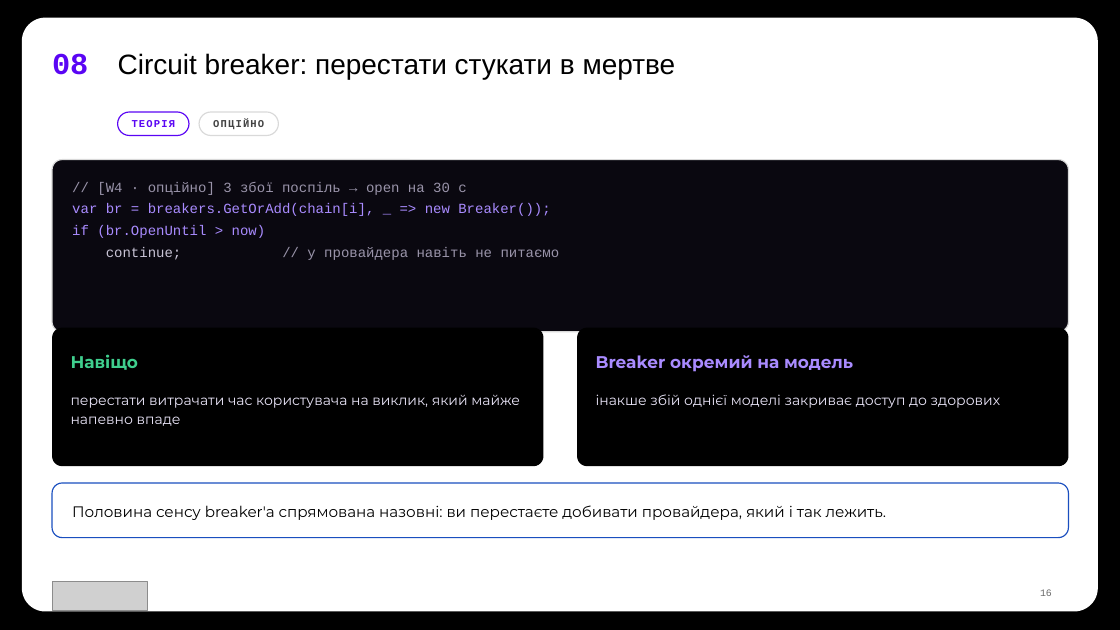
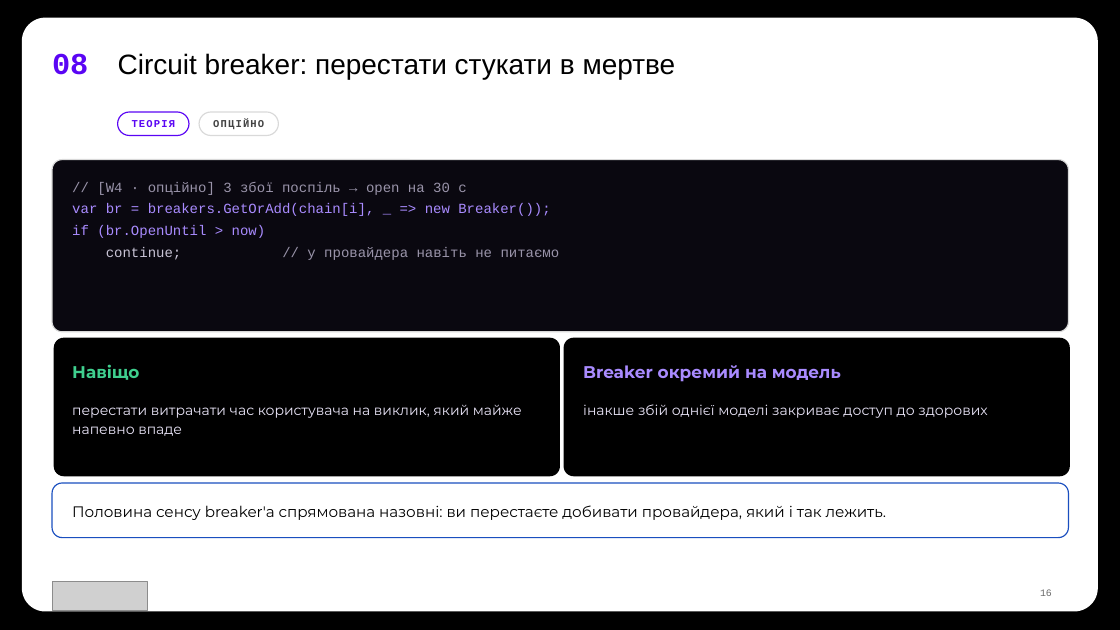
Before and after one commit to TarasFedorenkoFTV/llmops-bootcamp, a slide deck: slide 16 of docs/decks/L07.pptx. Drawn at 1120x630 pixels with LibreOffice and Linux fonts; fonts in the diff are those of the drawing; grey boxes stand for pictures; background and template pictures are left out. Boxes give left, top, right and bottom in pixels: in the first picture for what was removed or moved away, otherwise in the second. Text is boxed around its words. In the diff, an @@ line names an element or a change of style, - is before the commit and + after.

```diff
--- a/docs/decks/L07.pptx
+++ b/docs/decks/L07.pptx
@@ rounded rectangle: place and size @@
-rounded rectangle at [52, 328, 544, 466]
+rounded rectangle at [54, 338, 560, 476]
@@ text "Навіщо": place and size @@
-text "Навіщо" at [71, 354, 138, 370]
+text "Навіщо" at [72, 364, 139, 380]
@@ rounded rectangle: place and size @@
-rounded rectangle at [577, 328, 1069, 466]
+rounded rectangle at [564, 338, 1070, 476]
@@ text "Breaker окремий на модель": place and size @@
-text "Breaker окремий на модель" at [596, 355, 853, 372]
+text "Breaker окремий на модель" at [583, 365, 841, 382]
@@ text "перестати витрачати час користувача на ...": place and size @@
-text "перестати витрачати час користувача на ..." at [71, 395, 520, 426]
+text "перестати витрачати час користувача на ..." at [72, 405, 522, 436]
@@ text "інакше збій однієї моделі закриває ...": place and size @@
-text "інакше збій однієї моделі закриває ..." at [596, 394, 1000, 408]
+text "інакше збій однієї моделі закриває ..." at [583, 404, 987, 418]
```
Also in this commit, not shown: 5 other slides changed, 11 other files.
